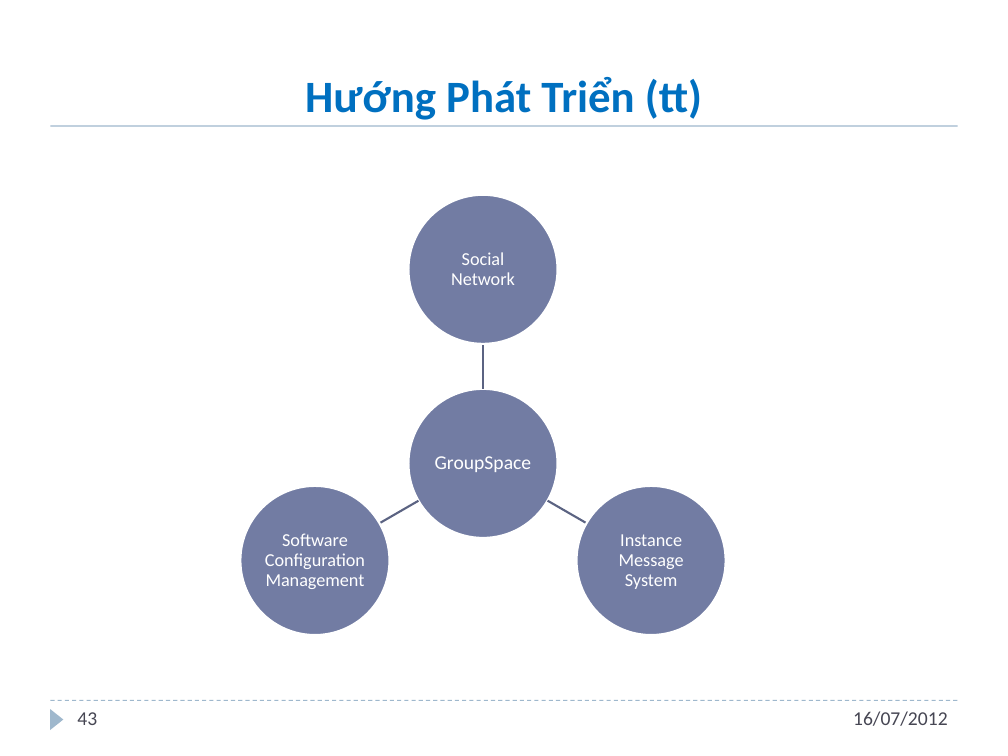
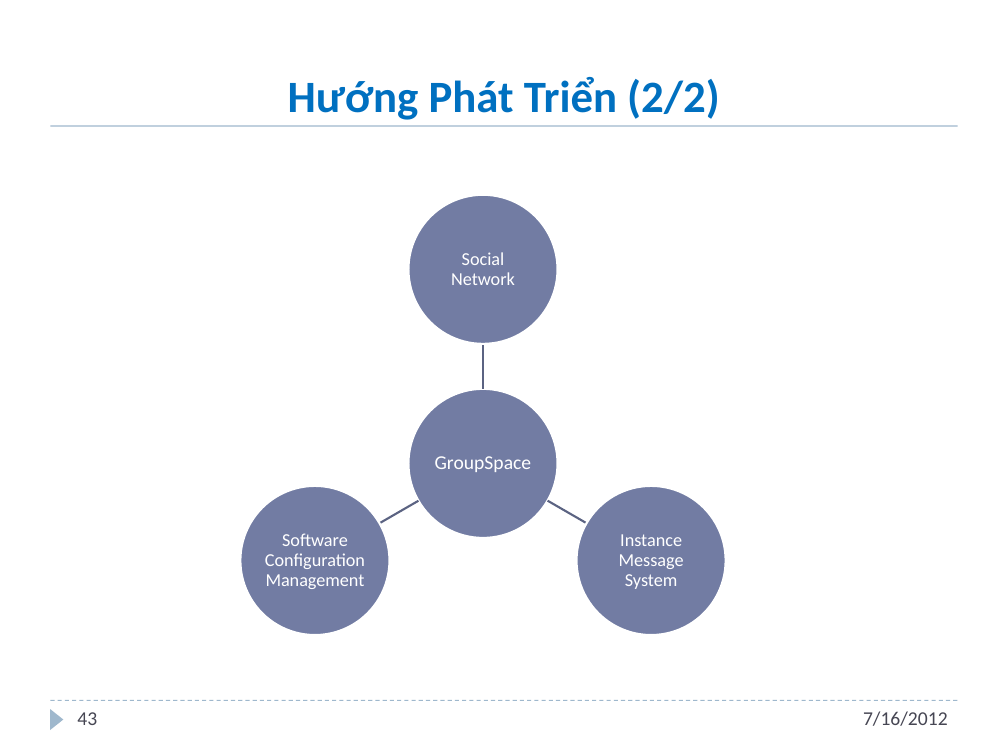
Before and after one commit to andungtra/he-thong-quan-ly-tuong-tac, a slide deck: slide 43 of Report/ppt/Presentation.pptx. Drawn at 1008x756 pixels with LibreOffice and Linux fonts; fonts in the diff are those of the drawing; background and template pictures are left out. Boxes give left, top, right and bottom in pixels: in the first picture for what was removed or moved away, otherwise in the second. Text is boxed around its words. In the diff, an @@ line names an element or a change of style, - is before the commit and + after.

```diff
--- a/Report/ppt/Presentation.pptx
+++ b/Report/ppt/Presentation.pptx
@@ title at (288,77,720,120): text changed @@
-Hướng Phát Triển (tt)
+Hướng Phát Triển (2/2)
@@ text at (863,711,948,726): text changed @@
-16/07/2012
+7/16/2012
```
Also in this commit, not shown: 46 other slides changed.
